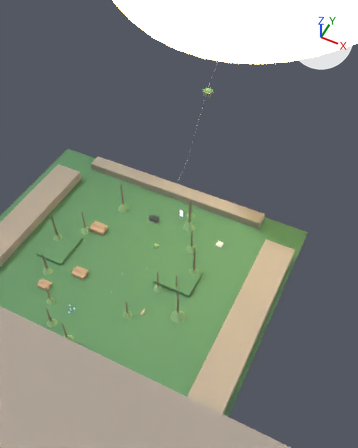
An edit to the Blender file blender/floating_island_homestead_LIB.blend, drawn before and after from the same camera.
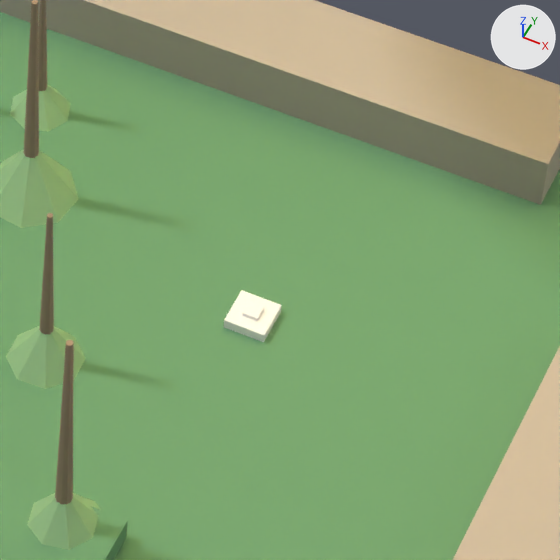
Old and new are each drawn from a 50 mm camera at (48.4, -161.2, 9.0) aimed at (8.2, -80.9, -91.5) and again close up on the part from 52% to 73% of the width and 45% to 62% of the height. The axes (+X, +Y, +Z) are drawn at upper right. The lights are the same throughout. The older version's two pictures come first.

In view in the first close-up: 'SM_Camp_Fire', 'SM_Camp_Lashings', 'SM_PineValley_Block_A', 'SM_Pine_Planet_L_01_Foliage_0', 'SM_Pine_Planet_L_01_Trunk', 'SM_Pine_Planet_L_03_Foliage_0', 'SM_Pine_Planet_L_03_Trunk', 'SM_Pine_Planet_M_01_Foliage_0', 'SM_Pine_Planet_M_01_Trunk', 'SM_Pine_Planet_S_01_Foliage_0', 'SM_Planet_GroundPlate', 'SM_Planet_ValleyLip_A', 'SM_Planet_ValleyLip_B' and 1 more.
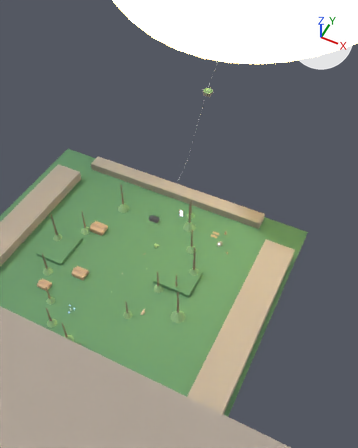
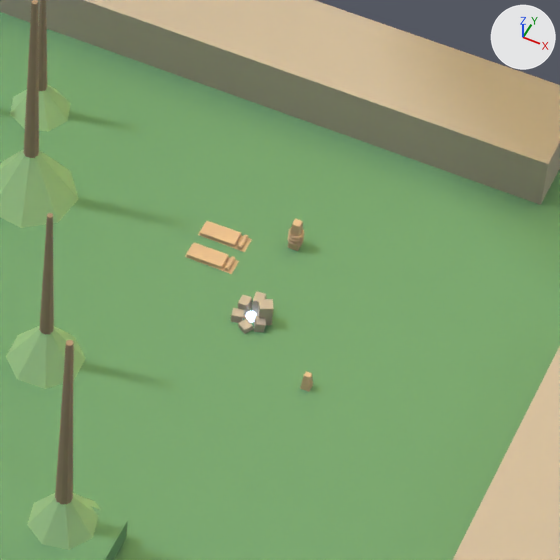
Changed parts and their boxes [x1, y1, x2, y2] in the close-ups (560 x 560 px):
'SM_Camp_Fire', reshaped, recoloured: before [223, 290, 282, 342]; after [231, 291, 274, 334]
'SM_Camp_Bedroll_A', reshaped, moved (not visible before): after [185, 243, 239, 274]
'SM_Camp_Bedroll_B', reshaped, moved (not visible before): after [198, 221, 252, 252]
'SM_Camp_Lashings', reshaped, moved, recoloured: before [242, 302, 264, 321]; after [288, 219, 304, 251]
'SM_Camp_GuardStake', reshaped, moved (not visible before): after [300, 371, 313, 392]

What the commit changed:
me_sm_camp_fire is used by ob_sm_camp_fire; location (20.0, -80.0, -95.0).
me_sm_camp_fire had 8 vertices, 6 faces and spanned x -0.8..0.8, y -0.8..0.8, z -0.6..0.6.
me_sm_camp_fire now has 100 vertices, 68 faces and spans x -0.76..0.76, y -0.76..0.76, z 0.0..1.2.
me_sm_camp_fire part 1: 8 vertices removed from x -0.8..0.8, y -0.8..0.8, z -0.6..0.6; 100 vertices added at x -0.76..0.76, y -0.76..0.76, z 0.0..1.2.
me_sm_camp_fire gains material mat_m_cliffrock (grey #ada295).
me_sm_camp_fire gains material mat_m_woodcabin (beige #c4a686).
me_sm_camp_fire gains material mat_m_spiritunlit (blue #c4ddf9, glowing blue #c4ddf9).
me_sm_camp_guardstake is used by ob_sm_camp_guardstake; location (20.0, -80.0, -95.0).
me_sm_camp_guardstake had 8 vertices, 6 faces and spanned x -0.2..0.2, y -0.2..0.2, z -0.45..0.45.
me_sm_camp_guardstake now has 16 vertices, 12 faces and spans x -0.2..0.2, y -0.2..0.2, z 0.0..0.9.
me_sm_camp_guardstake part 2: the whole mesh is rebuilt.
me_sm_camp_guardstake gains material mat_m_woodcabin (beige #c4a686).
me_sm_camp_bedroll_a is used by ob_sm_camp_bedroll_a; location (20.0, -80.0, -95.0).
me_sm_camp_bedroll_a had 8 vertices, 6 faces and spanned x -0.95..0.95, y -0.35..0.35, z -0.2..0.2.
me_sm_camp_bedroll_a now has 36 vertices, 24 faces and spans x -0.95..0.95, y -0.35..0.35, z 0.0..0.4.
me_sm_camp_bedroll_a part 3: 8 vertices removed from x -0.95..0.95, y -0.35..0.35, z -0.2..0.2; 36 vertices added at x -0.95..0.95, y -0.35..0.35, z 0.0..0.4.
me_sm_camp_bedroll_a gains material mat_m_woodcabin (beige #c4a686).
me_sm_camp_bedroll_b is used by ob_sm_camp_bedroll_b; location (20.0, -80.0, -95.0).
me_sm_camp_bedroll_b had 8 vertices, 6 faces and spanned x -0.95..0.95, y -0.35..0.35, z -0.2..0.2.
me_sm_camp_bedroll_b now has 36 vertices, 24 faces and spans x -0.95..0.95, y -0.35..0.35, z 0.0..0.4.
me_sm_camp_bedroll_b part 4: 8 vertices removed from x -0.95..0.95, y -0.35..0.35, z -0.2..0.2; 36 vertices added at x -0.95..0.95, y -0.35..0.35, z 0.0..0.4.
me_sm_camp_bedroll_b gains material mat_m_woodcabin (beige #c4a686).
me_sm_camp_lashings is used by ob_sm_camp_lashings; location (20.0, -80.0, -95.0).
me_sm_camp_lashings had 8 vertices, 6 faces and spanned x -0.3..0.3, y -0.3..0.3, z -0.75..0.75.
me_sm_camp_lashings now has 260 vertices, 258 faces and spans x -0.3..0.3, y -0.3..0.3, z 0.0..1.5.
me_sm_camp_lashings part 5: 8 vertices removed from x -0.3..0.3, y -0.3..0.3, z -0.75..0.75; 260 vertices added at x -0.3..0.3, y -0.3..0.3, z 0.0..1.5.
me_sm_camp_lashings gains material mat_m_woodcabin (beige #c4a686).
Object 'SM_Camp_GuardStake' (ob_sm_camp_guardstake) moves from (20.0, -80.0, -95.0) to (23.0, -82.0, -95.0).
Object 'SM_Camp_Bedroll_A' (ob_sm_camp_bedroll_a) moves from (20.0, -80.0, -95.0) to (17.5, -78.0, -95.0).
Object 'SM_Camp_Bedroll_B' (ob_sm_camp_bedroll_b) moves from (20.0, -80.0, -95.0) to (17.5, -76.8, -95.0).
Object 'SM_Camp_Lashings' (ob_sm_camp_lashings) moves from (20.0, -80.0, -95.0) to (20.0, -76.0, -95.0).
